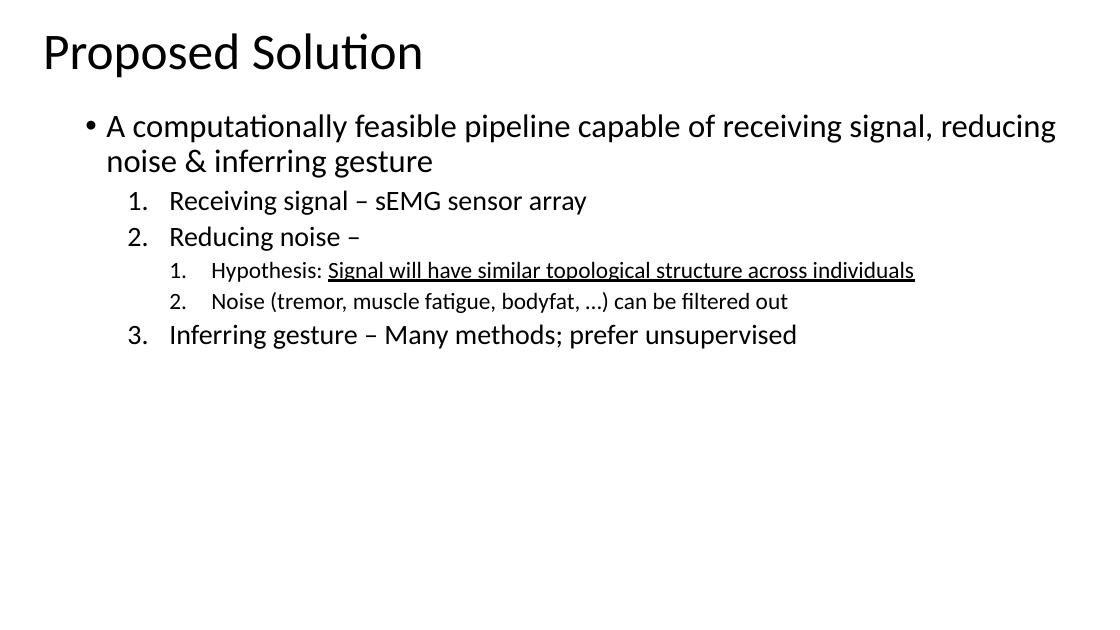
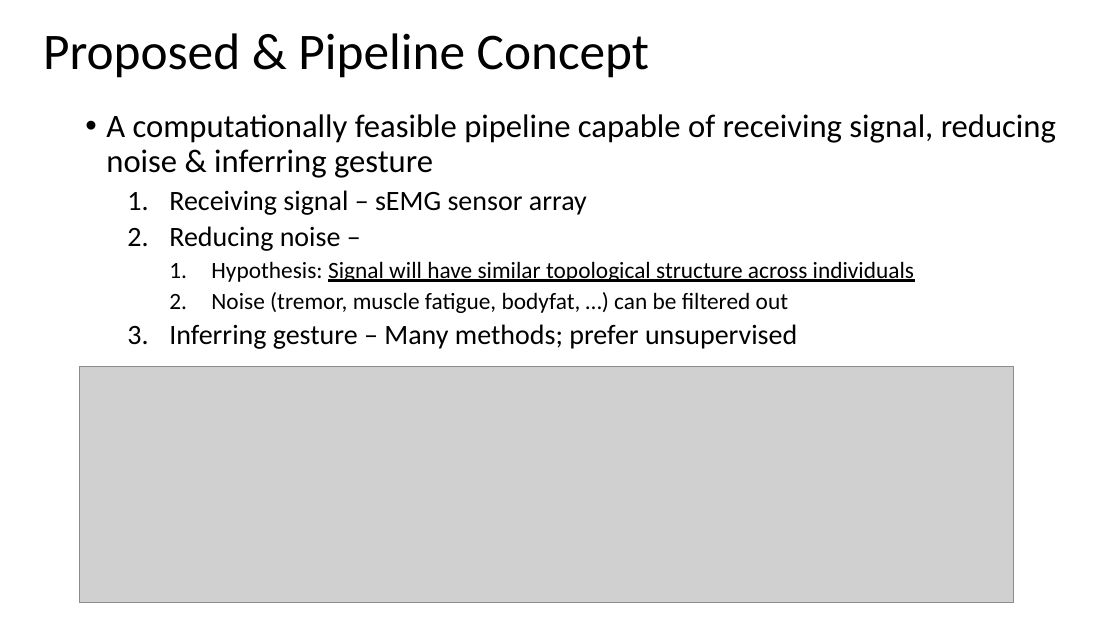
Before and after one commit to samvoisin/TDAforGesturePredictionsEMG, a slide deck: slide 5 of midway_progress/midway_pres.pptx. Drawn at 1120x630 pixels with LibreOffice and Linux fonts; fonts in the diff are those of the drawing; grey boxes stand for pictures. Boxes give left, top, right and bottom in pixels: in the first picture for what was removed or moved away, otherwise in the second. Text is boxed around its words. In the diff, an @@ line names an element or a change of style, - is before the commit and + after.

```diff
--- a/midway_progress/midway_pres.pptx
+++ b/midway_progress/midway_pres.pptx
@@ text at (x1=43, y1=33, x2=649, y2=78): text changed @@
-Proposed Solution
+Proposed & Pipeline Concept
@@ picture added at (x1=79, y1=366, x2=1013, y2=602) @@
```
Also in this commit, not shown: 5 other slides changed, 2 slides removed, 10 other files.
